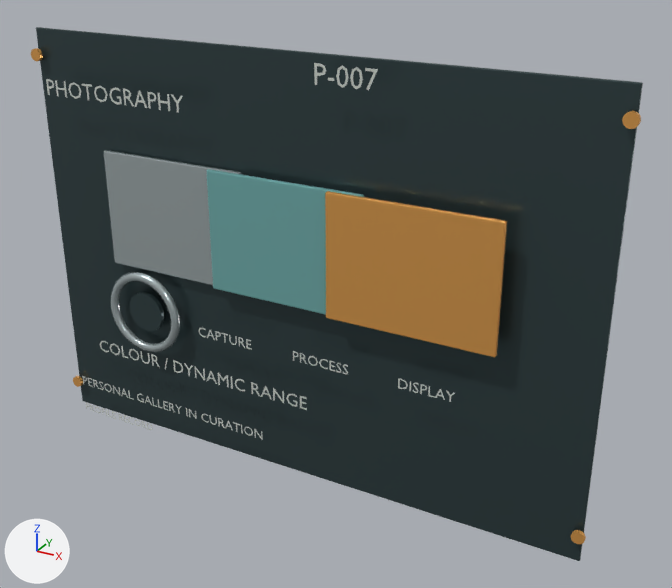
Before and after pictures for a commit that changed the glTF model apps/rhine/public/assets/projects/photography.glb.
Both versions are drawn from a camera (50 mm lens) standing at (2.98, -4.84, 4.09) and looking at (0.29, 0.06, 1.64). The lights are fixed; the arrows at lower left show +X, +Y and +Z. The older version comes first. Vertices at exactly the same position are counted once.

Names of what the first picture shows: 'optical-core__Project_Amber.001', 'optical-core__Project_Graphite.006', 'optical-core__Project_Silver.001', 'optical-core__Project_Trace.001', 'optical-lenses__Project_Amber.006', 'optical-lenses__Project_Ceramic.006', 'optical-lenses__Project_Silver'.
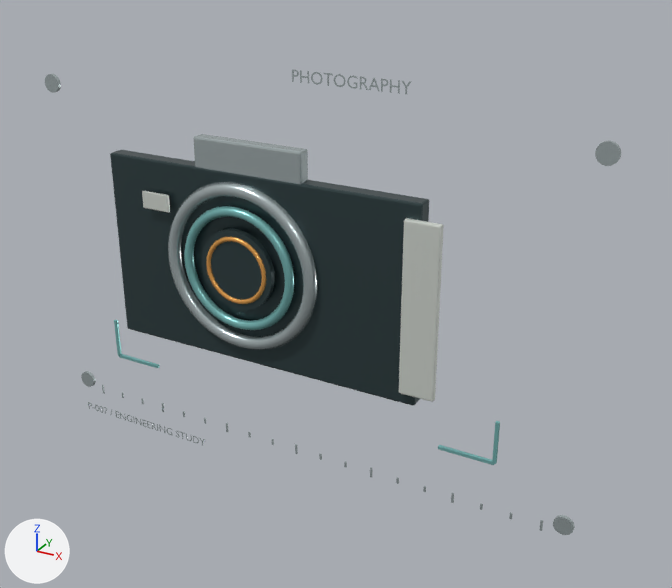
Patch to the scene script:
```diff
--- a/apps/rhine/public/assets/projects/photography.glb.py
+++ b/apps/rhine/public/assets/projects/photography.glb.py
@@ me_cube_061 @@
-me_cube_061.from_pydata(...)  # 136 vertices, 264 faces; spans x -2.06..2.06, y -0.08..0.03, z 0.21..3.19
+me_cube_061.from_pydata(...)  # 136 vertices, 264 faces; spans x -1.41..0.93, y -0.15..0.03, z 1.06..2.4
+# me_cube_061 part 1: the loose piece of 80 vertices spanning x -1.38..-1.08, y -0.08..-0.04, z 1.08..1.38 is scaled about its middle by (1.87, 1.2, 1.87), then moved by (0.88, -0.07, 0.53)
+# me_cube_061 part 2: 56 of 136 vertices moved; they spanned x -2.06..2.06, y 0.0..0.03, z 0.21..3.19 and now span x -1.41..0.93, y -0.09..0.03, z 1.06..2.4; mean shift (-0.24, -0.04, 0.03); largest move (2.05, 0.0, 0.22) -> (0.92, -0.09, 1.07)
 me_cube_061.materials.append(mat_project_graphite)
@@ ob_optical_lenses__project_amber_006 @@
-ob_optical_lenses__project_amber_006 = bpy.data.objects.new('optical-lenses__Project_Amber.006', me_cylinder_027)
@@ ob_optical_lenses__project_ceramic_006 @@
-ob_optical_lenses__project_ceramic_006 = bpy.data.objects.new('optical-lenses__Project_Ceramic.006', me_documentary_typography_059)
@@ ob_optical_core__project_silver_001 @@
-ob_optical_core__project_silver_001 = bpy.data.objects.new('optical-core__Project_Silver.001', me_cube_062)
@@ ob_optical_core__project_trace_001 @@
-ob_optical_core__project_trace_001 = bpy.data.objects.new('optical-core__Project_Trace.001', me_cube_063)
@@ ob_optical_core__project_amber_001 @@
-ob_optical_core__project_amber_001 = bpy.data.objects.new('optical-core__Project_Amber.001', me_cube_064)
@@ ob_optical_lenses__project_silver @@
-ob_optical_lenses__project_silver = bpy.data.objects.new('optical-lenses__Project_Silver', me_torus)
@@ ob_optical_lenses__project_amber_004 @@
+ob_optical_lenses__project_amber_004 = bpy.data.objects.new('optical-lenses__Project_Amber.004', me_torus_007)  # a torus around y (ring radius 0.22, tube radius 0.018) spanning x -0.588..-0.112, y -0.166..-0.134, z 1.522..1.998; in mat_project_amber (orange #f3af5b)
+ob_optical_lenses__project_amber_004.location = (0.0, 0.0, 0.0)
@@ ob_optical_lenses__project_trace_005 @@
+ob_optical_lenses__project_trace_005 = bpy.data.objects.new('optical-lenses__Project_Trace.005', me_torus_006)  # 512 vertices, 1008 faces; spans x -1.58..1.48, y -0.16..-0.01, z 0.76..2.19; in mat_project_trace (cyan #81c2c0)
+ob_optical_lenses__project_trace_005.location = (0.0, 0.0, 0.0)
@@ ob_optical_core__project_ceramic_006 @@
+ob_optical_core__project_ceramic_006 = bpy.data.objects.new('optical-core__Project_Ceramic.006', me_cube_306)  # 112 vertices, 216 faces; spans x -1.11..1.08, y -0.14..-0.09, z 1.15..2.31; in mat_project_ceramic (light grey #dbe1da)
+ob_optical_core__project_ceramic_006.location = (0.0, 0.0, 0.0)
@@ ob_optical_core__project_silver_005 @@
+ob_optical_core__project_silver_005 = bpy.data.objects.new('optical-core__Project_Silver.005', me_cube_305)  # 56 vertices, 108 faces; spans x -0.695..0.115, y -0.08..0.02, z 2.375..2.605; in mat_project_silver (light grey #bfcbcd)
+ob_optical_core__project_silver_005.location = (0.0, 0.0, 0.0)
@@ ob_optical_lenses__project_silver_006 @@
+ob_optical_lenses__project_silver_006 = bpy.data.objects.new('optical-lenses__Project_Silver.006', me_cylinder_045)  # 2556 vertices, 4936 faces; spans x -2.01..2.01, y -0.15..0.0, z 0.28..3.11; in mat_project_silver (light grey #bfcbcd)
+ob_optical_lenses__project_silver_006.location = (0.0, 0.0, 0.0)
```

Boxes (x1, y1, x2, y2) around the edits, measured in the pictures (672 x 588 px; the box of a moved part takes in the faces that stretch with it):
'optical-core__Project_Graphite.006', reshaped (47% narrower, 52% shorter): before (36, 27, 643, 561); after (110, 150, 429, 406)
'optical-core__Project_Amber.001', deleted (orange): before (325, 191, 507, 357)
'optical-core__Project_Trace.001', deleted (cyan): before (207, 169, 364, 315)
'optical-core__Project_Silver.001', deleted: before (104, 150, 241, 285)
'optical-lenses__Project_Silver.006', added: after (45, 69, 621, 535)
'optical-core__Project_Ceramic.006', added: after (142, 191, 444, 402)
'optical-lenses__Project_Trace.005', added: after (114, 206, 500, 465)
'optical-core__Project_Silver.005', added: after (193, 134, 308, 184)
'optical-lenses__Project_Ceramic.006', deleted: before (46, 63, 455, 440)
'optical-lenses__Project_Silver', deleted: before (111, 272, 180, 352)
'optical-lenses__Project_Amber.004', added (orange): after (206, 237, 266, 304)
'optical-lenses__Project_Amber.006', deleted: before (31, 48, 641, 544)
part 1 of me_cube_061, moved or reshaped: before (129, 292, 164, 331); after (202, 229, 275, 310)
part 2 of me_cube_061, moved or reshaped: before (36, 27, 643, 561); after (110, 150, 429, 406)
